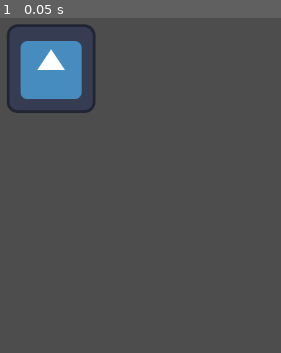
Above: before the commit, frame 1.
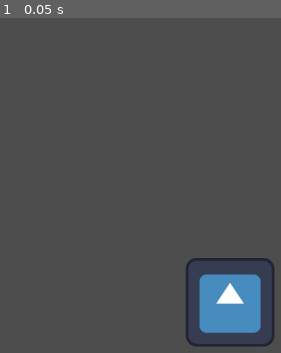
Above: after the commit, the same moment.

Repository: sarthakpaul1/firstgodotgame
Game: Godot game, scene res://character_body_2d.tscn
The game is run twice, just before and just after one commit, with the same random seed, the same clock (stepped at 60 frames per second) and the same inputs. This scene is started directly instead of the project's main scene. The engine's default icon, where the game draws it, is replaced by a stand-in: a white triangle on a blue panel in a dark square.
Inputs:
- Up to frame 1 (0.05 s): no input

The runs differ from the first frame. In frame 1, 9.8% of the frame differs, in the area x 2-98%, y 1-99%.

Commit message:
Add files via upload

Diff:
--- a/character_body_2d.tscn
+++ b/character_body_2d.tscn
@@ -6,5 +6,5 @@
 position = Vector2(143, 58)
 
 [node name="Sprite2D" type="Sprite2D" parent="." unique_id=1326150656]
-position = Vector2(245, 83)
+position = Vector2(503, 420)
 texture = ExtResource("1_f50pn")
Binary file added: kingboo.png
Not shown, added: kingboo.png.import
